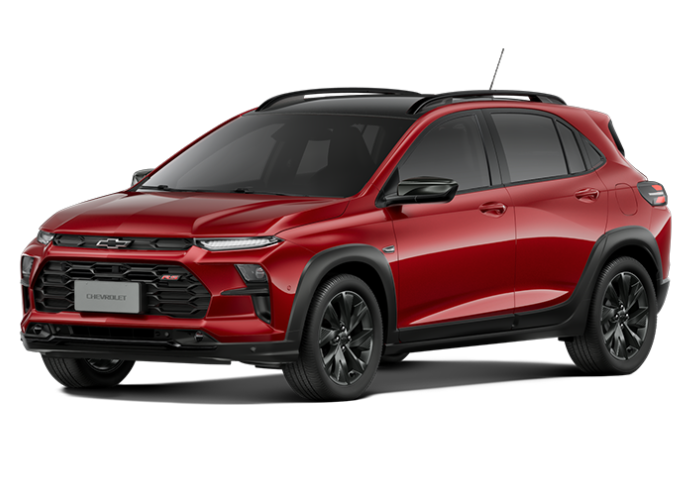
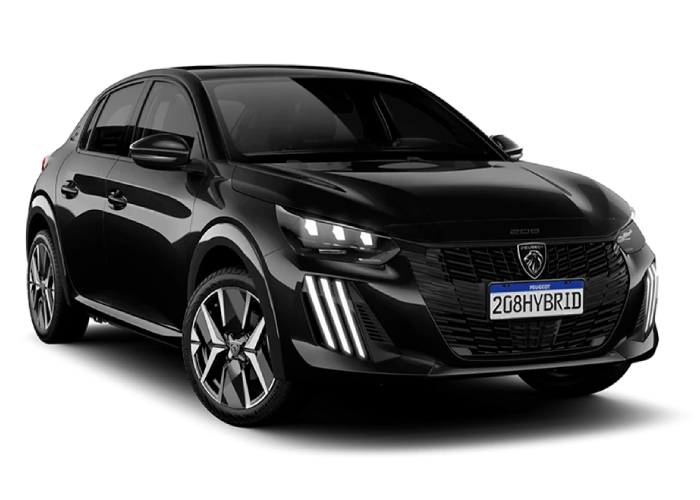
Before/after of a 700 × 500 layered artwork. What changed in the layer stack:
hid "Camada 24" over (x1=19, y1=48, x2=672, y2=408)
added layer "Peugeot 208 GT" above "GM Sonic RS" over (x1=21, y1=63, x2=690, y2=458)